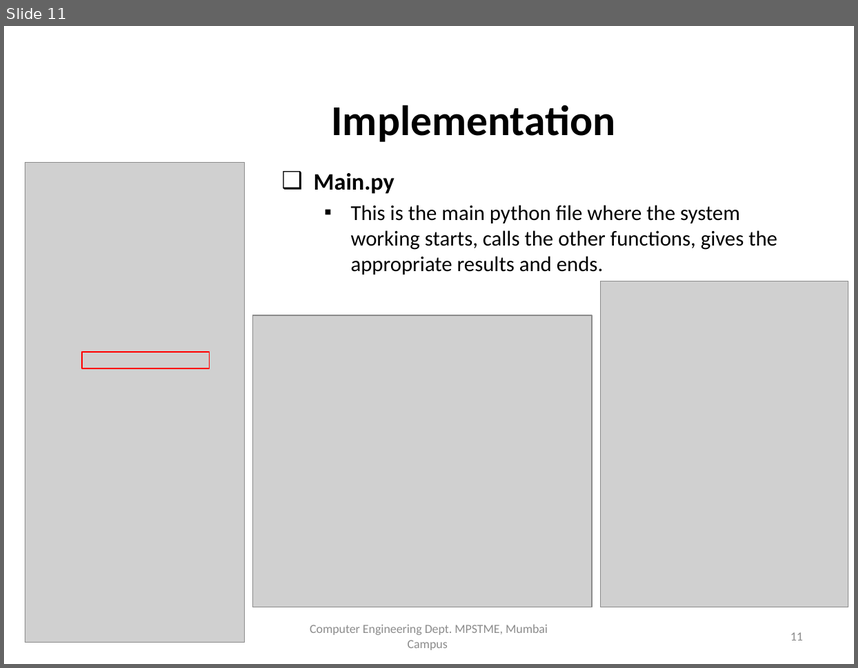
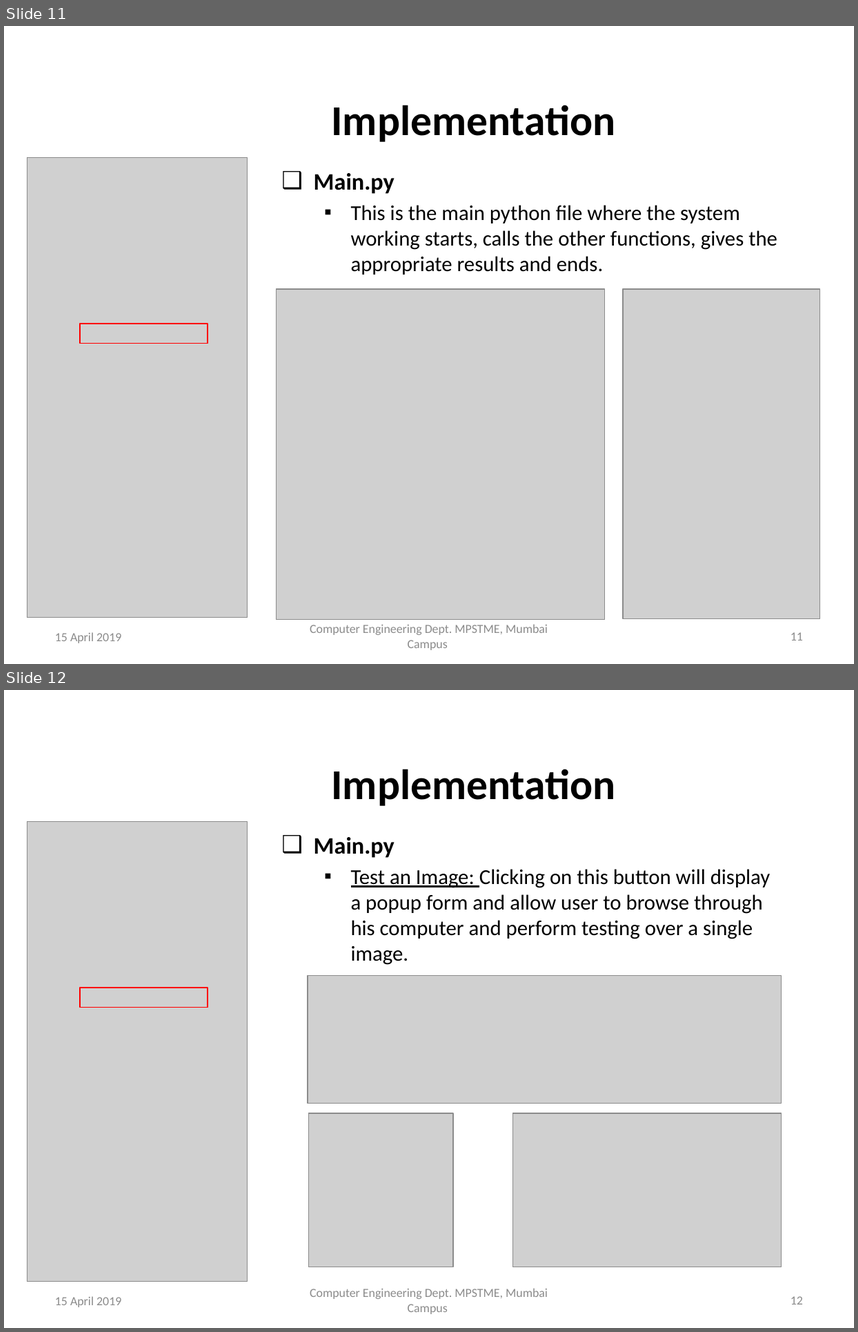
Before and after one commit to TeeeJaey/SignatureVerifier, a slide deck: PPT/B002_ProjectPPT.pptx. Shown one above the other, each under a label of ours: slide 11 before the commit, slides 11 and 12 after it. The pictures are 858x668 and 858x1332 pixels, drawn with LibreOffice and Linux fonts; fonts in the diff are those of the drawing; grey boxes stand for pictures; background and template pictures are left out. Boxes give left, top, right and bottom in pixels: in the first picture for what was removed or moved away, otherwise in the second. Text is boxed around its words. In the diff, an @@ line names an element or a change of style, - is before the commit and + after.

```diff
--- a/PPT/B002_ProjectPPT.pptx
+++ b/PPT/B002_ProjectPPT.pptx
@@ slide 12 added at bbox=[4, 690, 854, 1328], background picture (left out) @@
@@ title added at bbox=[332, 769, 616, 806], 36 pt, text #000000, bold @@
+Implementation
@@ picture added at bbox=[27, 822, 247, 1281] @@
@@ text added at bbox=[314, 837, 771, 965], 18 pt, text #000000 @@
+❑ Main.py
+  ▪ Test an Image: Clicking on this button will display a popup form and allow user to browse through his computer and perform testing over a single image.
@@ picture added at bbox=[308, 976, 781, 1103] @@
@@ rectangle added at bbox=[80, 987, 207, 1007], outline #FF0000 1 pt @@
@@ picture added at bbox=[308, 1114, 452, 1268] @@
@@ picture added at bbox=[513, 1114, 781, 1268] @@
@@ text added at bbox=[310, 1288, 548, 1314], 10.5 pt, text #8C8C8C @@
+Computer Engineering Dept. MPSTME, Mumbai Campus
@@ text added at bbox=[55, 1296, 121, 1307], 10.5 pt, text #8C8C8C @@
+15 April 2019
@@ page number added at bbox=[791, 1296, 803, 1304], 10.5 pt, text #8C8C8C @@
+12
@@ slide 11 changed as well @@
@@ picture: place and size @@
-picture at bbox=[25, 162, 245, 642]
+picture at bbox=[27, 158, 247, 617]
@@ picture: place and size @@
-picture at bbox=[253, 315, 593, 606]
+picture at bbox=[276, 289, 605, 619]
@@ picture: place and size @@
-picture at bbox=[601, 281, 849, 606]
+picture at bbox=[623, 289, 820, 619]
@@ rectangle: place and size @@
-rectangle at bbox=[82, 352, 210, 368]
+rectangle at bbox=[80, 323, 207, 343]
@@ text at bbox=[55, 632, 121, 643]: text changed @@
-22 March 2019
+15 April 2019
```
Also in this commit, not shown: 25 other slides changed, 1 other slide added, 4 other files.
